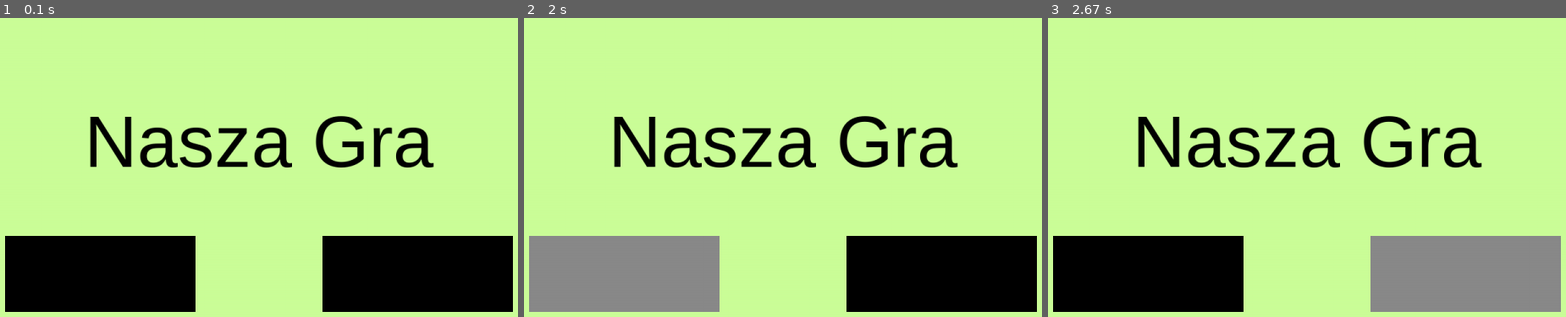
Above: before the commit, frames 1-3 (left to right).
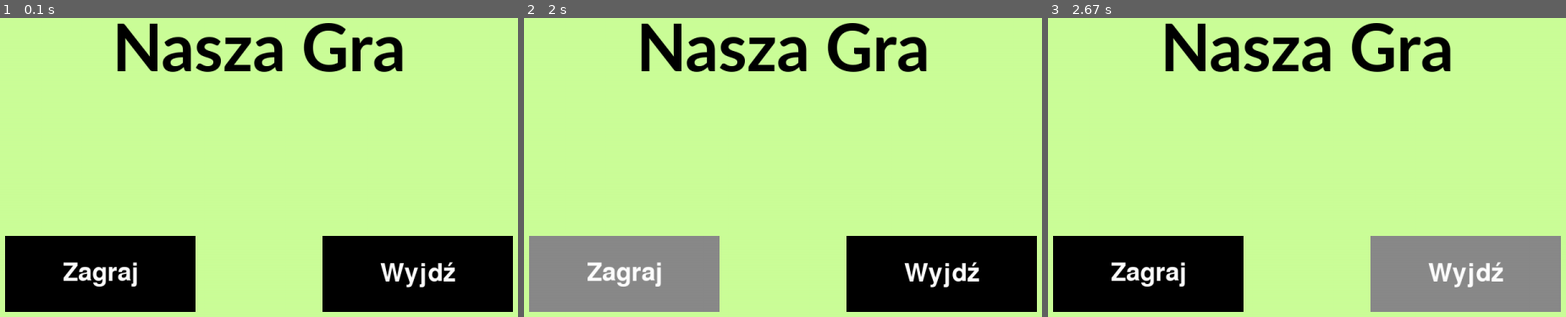
Above: after the commit, the same moments.

Repository: AGH-Narzedzia-Informatyczne-2020-2021/PyGame
Game: pygame game, started from Menu.py
The game is run twice, just before and just after one commit, with the same random seed, the same clock (stepped at 60 frames per second) and the same inputs.
Inputs (mouse positions are in pixels of both pictures, inside the frame that each line leads up to):
- Up to frame 1 (0.1 s): no input
- Up to frame 2 (2 s): click (757, 164) at 0.38 s; click (601, 146) at 0.72 s; click (544, 275) at 1.05 s; click (871, 191) at 1.38 s; click (622, 275) at 1.72 s, where only the run after the commit has a clickable "Zagraj"
- Up to frame 3 (2.67 s): click (1317, 200) at 2.05 s; click (1467, 275) at 2.38 s, where only the run after the commit has a clickable "Wyjdź"

The runs differ from the first frame. In frame 1, 8.8% of the frame differs, in the area x 12-88%, y 1-91%; in frame 2, 8.7%; in frame 3, 8.7%.

Commit message:
Add files via upload

Diff:
--- a/Menu.py
+++ b/Menu.py
@@ -26,12 +26,12 @@
 
 #FUNCKJE
 
-def text_objects(text, font):
-    textSurface= font.render(text, True, BLACK)
+def text_objects(text, font, color):
+    textSurface= font.render(text, True, color)
     return textSurface, textSurface.get_rect()
 
 def message_display(text):
-    largeText= pygame.font.SysFont("Times New Roman", 115)
+    largeText= pygame.font.SysFont(text, 115)
     TextSurf, TextRect = text_objects(text, largeText)
     TextRect.center = ((WINDOW_WIDTH/2), (WINDOW_HEIGHT/2))
     SCREEN.blit(TextSurf,TextRect)
@@ -52,9 +52,9 @@
                     pygame.quit()
                     quit()
         SCREEN.fill(BACKGROUND_COLOR)  # kolor okna gry
-        largeText = pygame.font.SysFont('Arial', 115)
-        TextSurf, TextRect = text_objects("Nasza Gra", largeText)  #zmienić nazwę jak już wymyślimy
-        TextRect.center = ((WINDOW_WIDTH / 2), (WINDOW_HEIGHT / 2))
+        largeText = pygame.font.SysFont('Calibri', 115, bold=1 )
+        TextSurf, TextRect = text_objects("Nasza Gra", largeText, BLACK)  #zmienić nazwę jak już wymyślimy
+        TextRect.center = ((WINDOW_WIDTH / 2), (WINDOW_HEIGHT-600))
         SCREEN.blit(TextSurf, TextRect)
 
         # rysowanie obiektów
@@ -63,10 +63,21 @@
             pygame.draw.rect(SCREEN, BRIGHT_BLACK, (200, 600, 300, 120))
         else:
             pygame.draw.rect(SCREEN, BLACK, (200, 600, 300, 120))
+
+        smallText = pygame.font.Font('freesansbold.ttf', 40)
+        TextSurf, TextRect = text_objects('Zagraj', smallText, WHITE)
+        TextRect.center = ((200 + (300 / 2)), (600 + (120 / 2)))
+        SCREEN.blit(TextSurf, TextRect)
+
         if 700 + 300 > MOUSE[0] > 700 and 600 + 120 > MOUSE[1] > 600:
             pygame.draw.rect(SCREEN, BRIGHT_BLACK, (700, 600, 300, 120))
         else:
             pygame.draw.rect(SCREEN, BLACK, (700, 600, 300, 120))
+
+        smallText = pygame.font.Font('freesansbold.ttf', 40)
+        TextSurf, TextRect = text_objects('Wyjdź', smallText, WHITE)
+        TextRect.center = ((700 + (300 / 2)), (600 + (120 / 2)))
+        SCREEN.blit(TextSurf, TextRect)
 
         pygame.display.update()
         CLOCK.tick(FPS)
